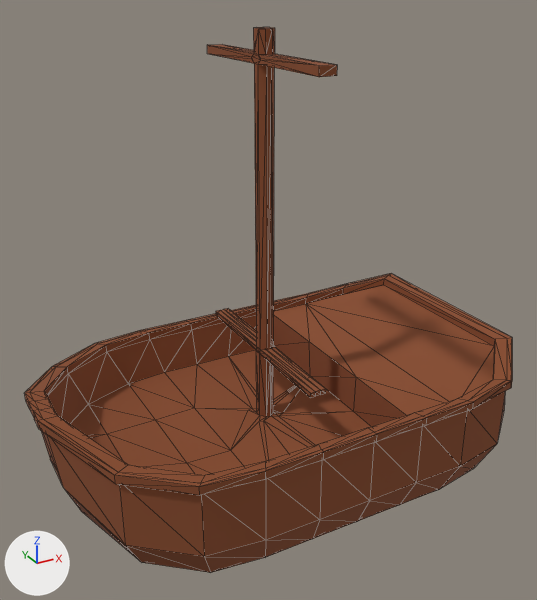
One commit to the glTF model 3d models/mesh/ship1/ship1.glb: the scene before it, then after it.
Camera for both pictures: a camera (50 mm lens) standing at (-2.22, -4.04, 3.48) and looking at (-0.02, -0.05, 1.49). The lights are fixed; the arrows at lower left show +X, +Y and +Z. Mesh edges are drawn as thin lines. Where no turn or scale is listed for an object, it has been applied to the vertices. Vertices at the same position are counted once.

Names of what the first picture shows: 'ship1'.
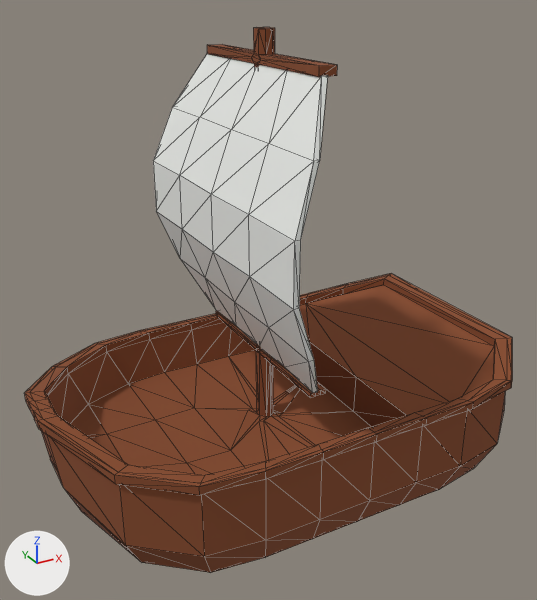
Where the newer file only moved an object's origin or applied its transform, the numbers keep the older frame.

Changed parts and their boxes [x1, y1, x2, y2] in the pictures (537 x 600 px):
part 1 of me_cube_001, added
    after: [153, 54, 328, 393]

Diff of the bpy script that builds the scene:
```diff
--- a/3d models/mesh/ship1/ship1.glb.py
+++ b/3d models/mesh/ship1/ship1.glb.py
@@ me_cube_001 @@
 # used by ob_ship1; location = (0.0, -0.73, 0.0)
-me_cube_001.from_pydata(...)  # 306 vertices, 606 faces; spans x -1.62..1.6, y -0.29..1.75, z 0.0..3.19
+me_cube_001.from_pydata(...)  # 366 vertices, 722 faces; spans x -1.62..1.6, y -0.29..1.75, z 0.0..3.19
+# me_cube_001 part 1: a new loose piece of 60 vertices spanning x -0.39..-0.03, y -0.26..1.74, z 1.12..3.0, in mat_apollo_x100 (picture img_apollo_100x)
 me_cube_001.materials.append(mat_apollo_x100)
```
